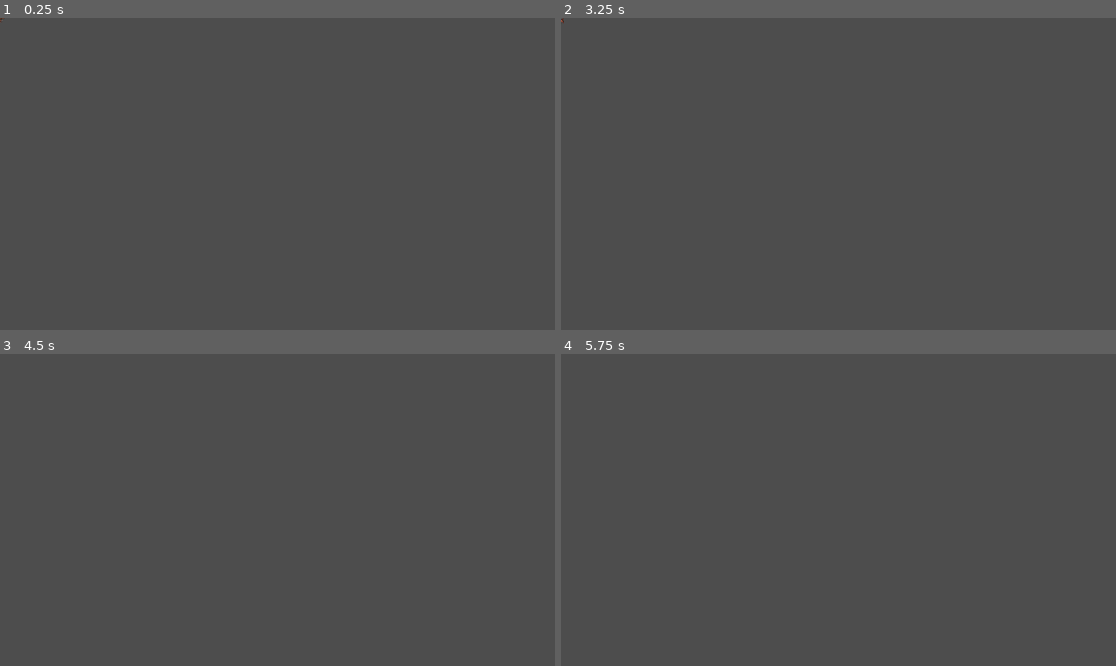
Above: before the commit, frames 1-4 (two rows, left to right).
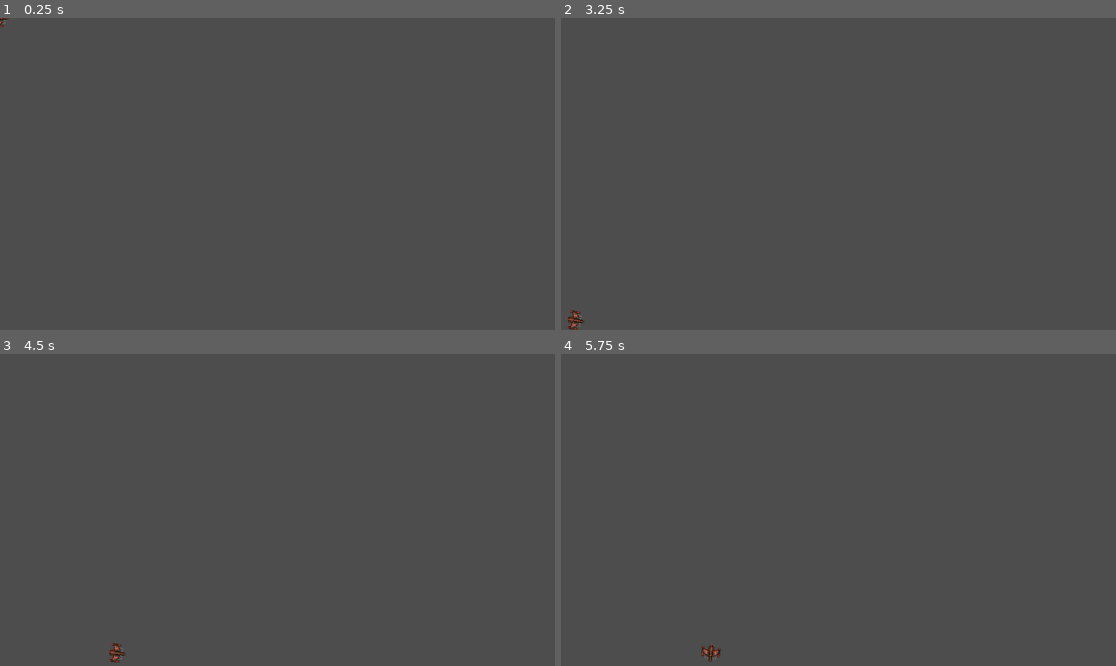
Above: after the commit, the same moments.

Repository: chrisvm/asteroids
Game: Godot game, scene res://main.tscn
The game is run twice, just before and just after one commit, with the same random seed, the same clock (stepped at 60 frames per second) and the same inputs.
Inputs:
- Up to frame 1 (0.25 s): no input
- Up to frame 2 (3.25 s): tap Enter at 0.5, 2 s; hold D (rotate_right) 0.53-1.28 s; tap Space at 1.25, 2.75 s; hold A (rotate_left) 1.28-2.03 s; hold D (rotate_right) 2.03-2.78 s; hold W (thrust) from 2.78 s (still down)
- Up to frame 3 (4.5 s): release W (thrust) at 3.53 s; hold A (rotate_left) from 3.53 s (still down)
- Up to frame 4 (5.75 s): keep holding A (rotate_left)

The runs differ from the first frame. In frame 1, less than 0.1% of the frame differs, in the area x 0-2%, y 0-3%; in frame 2, 0.1%, in the area x 0-5%, y 0-100%; in frame 3, 0.1%; in frame 4, 0.1%.

Commit message:
implemented wrap  arround

Diff:
--- a/components/player/player.tscn
+++ b/components/player/player.tscn
@@ -4,13 +4,13 @@
 [ext_resource type="Texture2D" uid="uid://bny4k2uwggxrh" path="res://assets/player_small.png" id="1_t3162"]
 
 [sub_resource type="CircleShape2D" id="CircleShape2D_t3162"]
+radius = 19.0263
 
 [node name="Player" type="RigidBody2D"]
 script = ExtResource("1_kfe3d")
 
 [node name="Sprite2D" type="Sprite2D" parent="."]
 rotation = 1.5708
-scale = Vector2(0.5, 0.5)
 texture = ExtResource("1_t3162")
 
 [node name="CollisionShape2D" type="CollisionShape2D" parent="."]
--- a/components/player/player_state.gd
+++ b/components/player/player_state.gd
@@ -8,9 +8,11 @@
 
 var thrust = Vector2.ZERO
 var rotation_dir = 0
+var screensize = Vector2.ZERO
 
 func _ready() -> void:
 	change_state(ALIVE)
+	screensize = get_viewport_rect().size
 
 func _process(delta):
 	get_input()
@@ -27,6 +29,12 @@
 	constant_force = thrust
 	constant_torque = rotation_dir * spin_power
 
+func _integrate_forces(physics_state: PhysicsDirectBodyState2D) -> void:
+	var xform = physics_state.transform
+	xform.origin.x = wrapf(xform.origin.x, 0, screensize.x)
+	xform.origin.y = wrapf(xform.origin.y, 0, screensize.y)
+	physics_state.transform = xform
+
 func change_state(new_state):
 	match new_state:
 		INIT:
